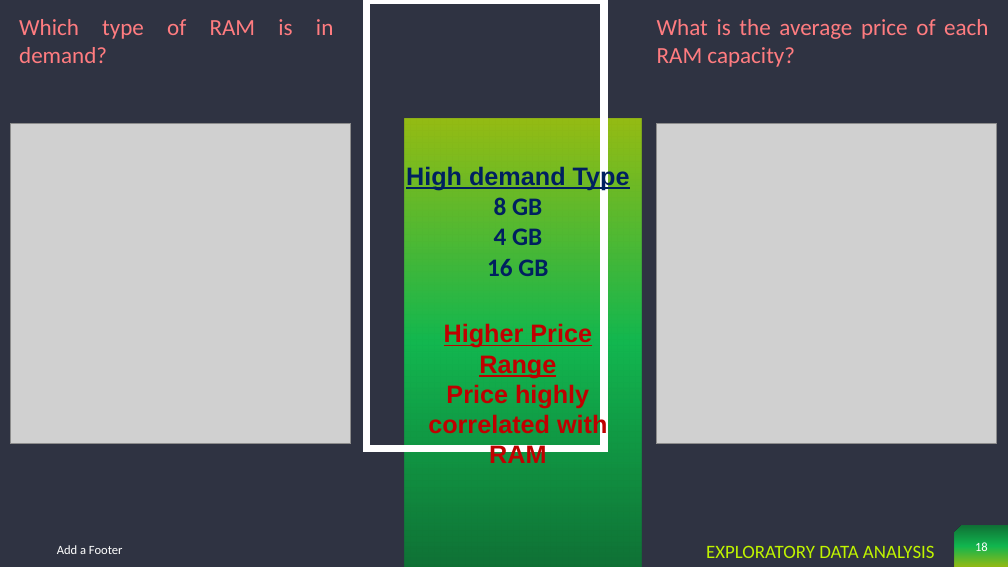
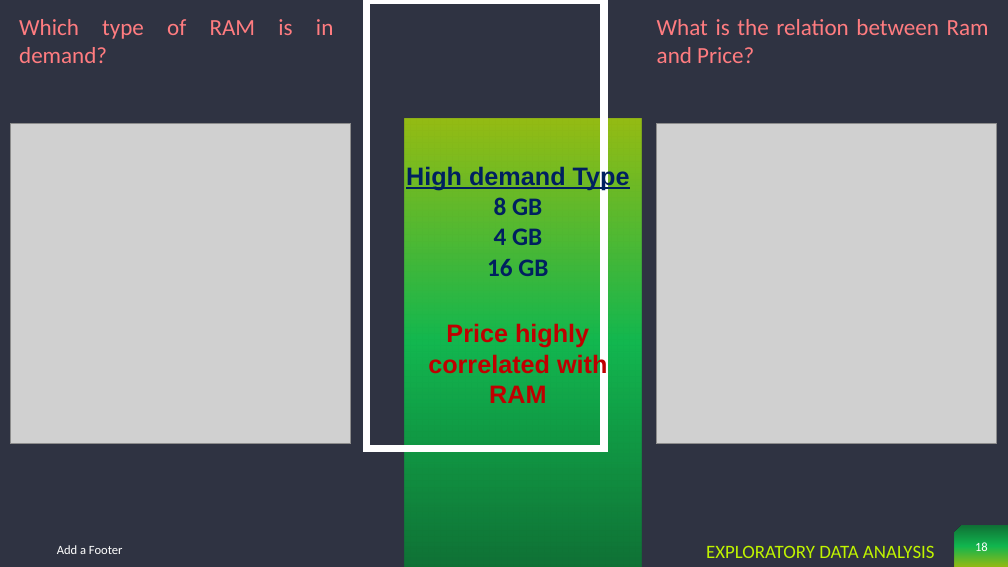
Before and after one commit to PassionateDataScientist/Laptop_price_capstone2, a slide deck: slide 18 of Laptop Price Prediction.pptx. Drawn at 1008x567 pixels with LibreOffice and Linux fonts; fonts in the diff are those of the drawing; grey boxes stand for pictures. Boxes give left, top, right and bottom in pixels: in the first picture for what was removed or moved away, otherwise in the second. Text is boxed around its words. In the diff, an @@ line names an element or a change of style, - is before the commit and + after.

```diff
--- a/Laptop Price Prediction.pptx
+++ b/Laptop Price Prediction.pptx
@@ text at box(657, 19, 989, 63): text changed @@
-What is the average price of each RAM capacity?
+What is the relation between Ram and Price?
@@ text at box(444, 323, 592, 378): paragraph removed @@
-Higher Price Range
```
Also in this commit, not shown: 10 other slides changed, 4 other files.
